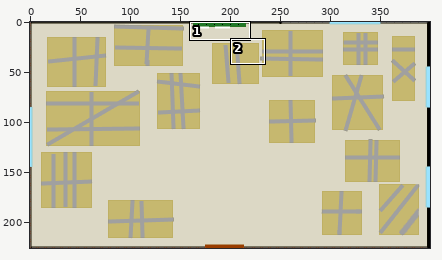
Sprite sheet -- assets/R6.png. Above, an overview of the earlier version with the close-up marked.
Close-up. Before the edit:
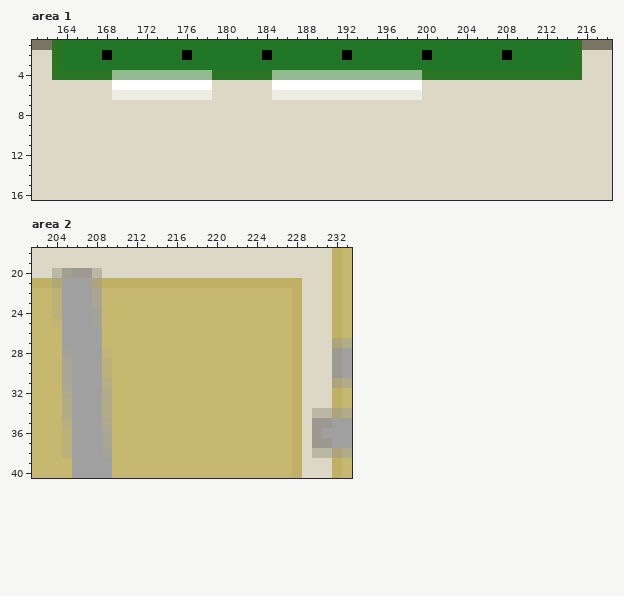
The file is 400x226 pixels. Colours within 5 levels of each other are drawn and written as one. Shown: area 1: x 161..218, y 1..16; area 2: x 202..233, y 18..40. The commit also changed other parts of the picture, which this record leaves out.
New version:
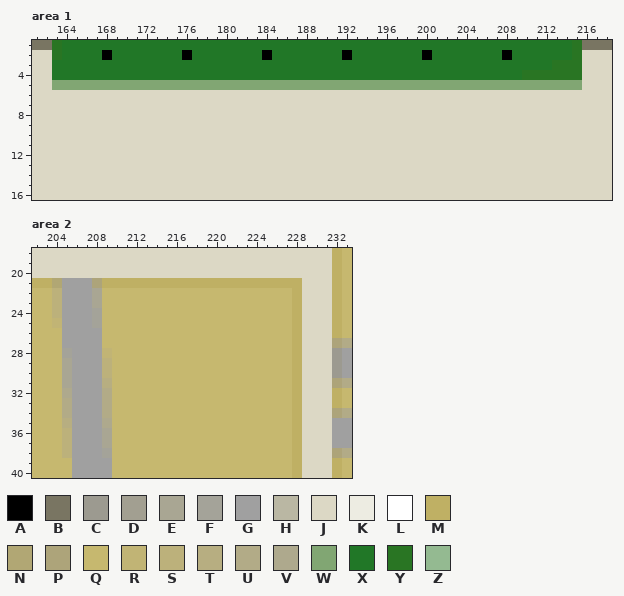
Palette (. is transparent): A #000000  B #797562  C #9c9a90  D #a29f91  E #a9a693  F #a4a399  G #a0a0a0  H #bab7a3  J #dcd8c5  K #edece2  L #ffffff  M #bfb064  N #b1a774  P #ada47a  Q #c6b86f  R #c1b475  S #bcb17b  T #b7ae81  U #b2ab87  V #aea98d  W #81a673  X #217727  Y #297523  Z #94ba91
Diff:
Area 1:
Colour K becomes colour J in row 6 at x 169 to 178 and 185 to 199.
Colour J becomes colour W in row 5 at x 163 to 168, 179 to 184 and 200 to 215.
Colour L becomes colour W in row 5 at x 169 to 178 and 185 to 199.
Colour Y becomes colour X in row 3 at x 163; in row 4 at x 163 to 168, 179 to 184 and 200 to 209.
Colour Z becomes colour X in row 4 at x 169 to 178 and 185 to 199.
Colour X becomes colour Y in row 3 at x 213 to 214.
Area 2:
Colour C becomes colour J in row 20 at x 206 to 207; in row 35 at x 230 to 231; in row 36 at x 230; in row 37 at x 230 to 231.
Colour D becomes colour J in row 20 at x 205.
Colour G becomes colour J in row 36 at x 231.
Colour H becomes colour J in row 20 at x 204 and 208; in row 34 at x 230 to 231; in row 38 at x 230 to 231.
Boxes around the changes in both close-ups, in picture pixels (x1, y1, x2, y2):
changed: (52, 60, 582, 100)
changed: (52, 268, 102, 278)
changed: (312, 408, 332, 458)
